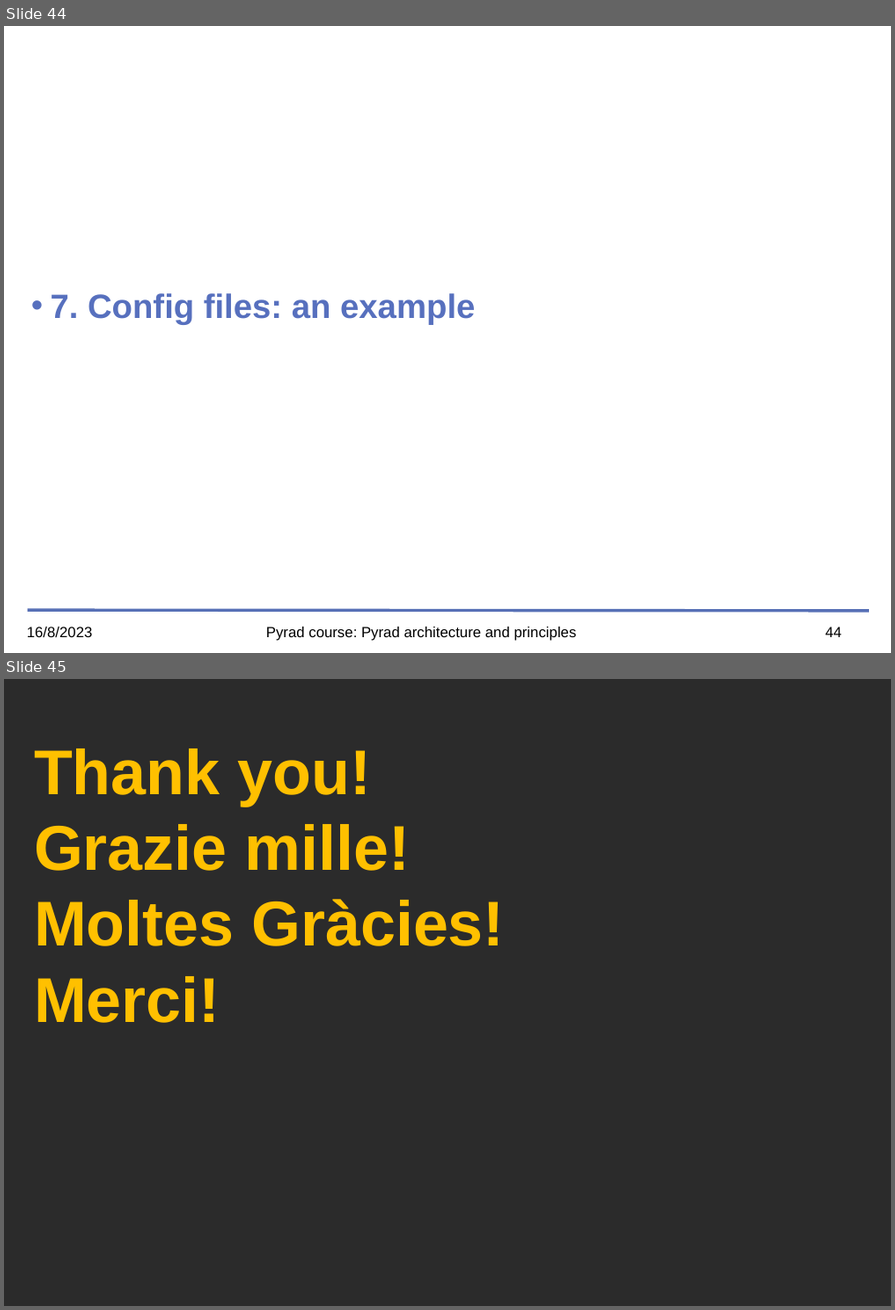
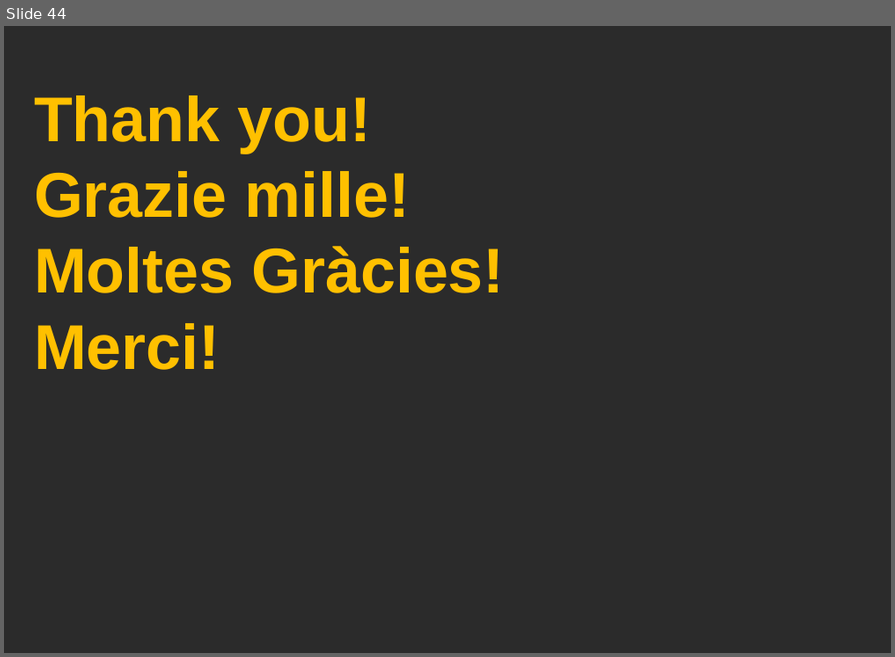
Before and after one commit to openradar/pyrad_course, a slide deck: presentations/pptx/04_Pyrad_architecture_and_principles.pptx. Shown one above the other, each under a label of ours: slides 44 and 45 before the commit, slide 44 after it. The pictures are 895x1310 and 895x657 pixels, drawn with LibreOffice and Linux fonts; fonts in the diff are those of the drawing; background and template pictures are left out; a plain dark background stands for a picture behind light text. Boxes give left, top, right and bottom in pixels: in the first picture for what was removed or moved away, otherwise in the second. Text is boxed around its words. In the diff, an @@ line names an element or a change of style, - is before the commit and + after.

```diff
--- a/presentations/pptx/04_Pyrad_architecture_and_principles.pptx
+++ b/presentations/pptx/04_Pyrad_architecture_and_principles.pptx
@@ slide 44 removed at (x1=4, y1=26, x2=891, y2=653), background #FFFFFF @@
@@ subtitle removed at (x1=51, y1=294, x2=475, y2=324) @@
-• 7. Config files: an example
@@ text removed at (x1=27, y1=627, x2=93, y2=638) @@
-16/8/2023
@@ line removed from (28, 610) to (869, 611) @@
@@ text removed at (x1=266, y1=627, x2=577, y2=641) @@
-Pyrad course: Pyrad architecture and principles
@@ page number removed at (x1=825, y1=627, x2=842, y2=638) @@
-44
@@ what was slide 45 is now slide 44 @@
```
Also in this commit, not shown: 42 slides changed, 2 other files.
